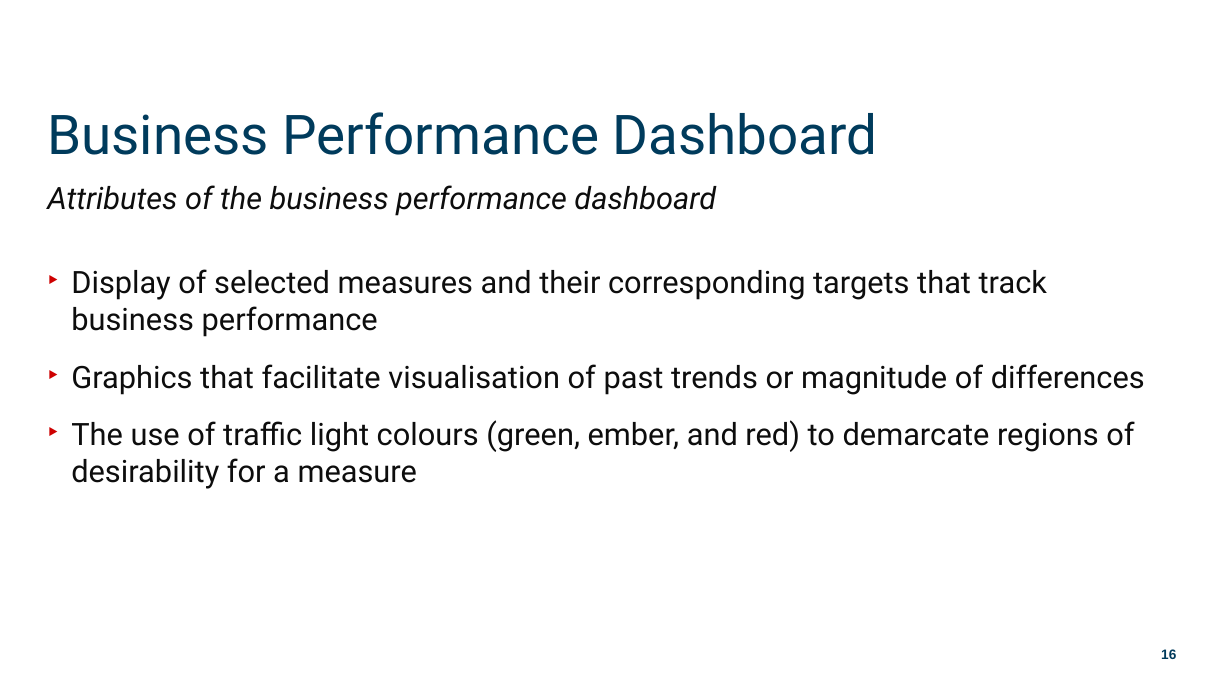
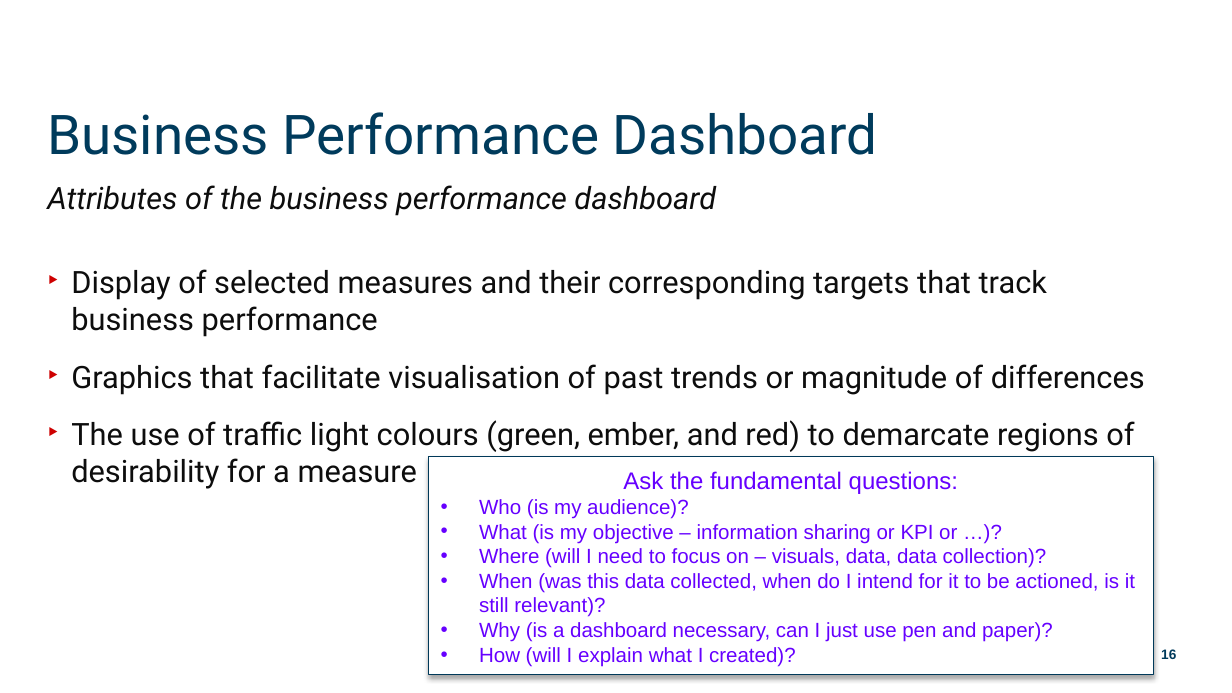
Before and after one commit to munishkumar-gh/munishkumar-gh.github.io, a slide deck: slide 16 of SuSS/ANL201 Study Unit 6_2021 - Lecturer.pptx. Drawn at 1232x693 pixels with LibreOffice and Linux fonts; fonts in the diff are those of the drawing; background and template pictures are left out. Boxes give left, top, right and bottom in pixels: in the first picture for what was removed or moved away, otherwise in the second. Text is boxed around its words. In the diff, an @@ line names an element or a change of style, - is before the commit and + after.

```diff
--- a/SuSS/ANL201 Study Unit 6_2021 - Lecturer.pptx
+++ b/SuSS/ANL201 Study Unit 6_2021 - Lecturer.pptx
@@ rectangle added at (x1=429, y1=457, x2=1154, y2=675), fill #FFFFFF, outline #003A5A 0.75 pt, 12 pt, text #6600FF @@
+Ask the fundamental questions:
+• Who (is my audience)?
+• What (is my objective – information sharing or KPI or …)?
+• Where (will I need to focus on – visuals, data, data collection)?
+• When (was this data collected, when do I intend for it to be actioned, is it still relevant)?
+• Why (is a dashboard necessary, can I just use pen and paper)?
+• How (will I explain what I created)?
```
Also in this commit, not shown: 9 other slides changed.
